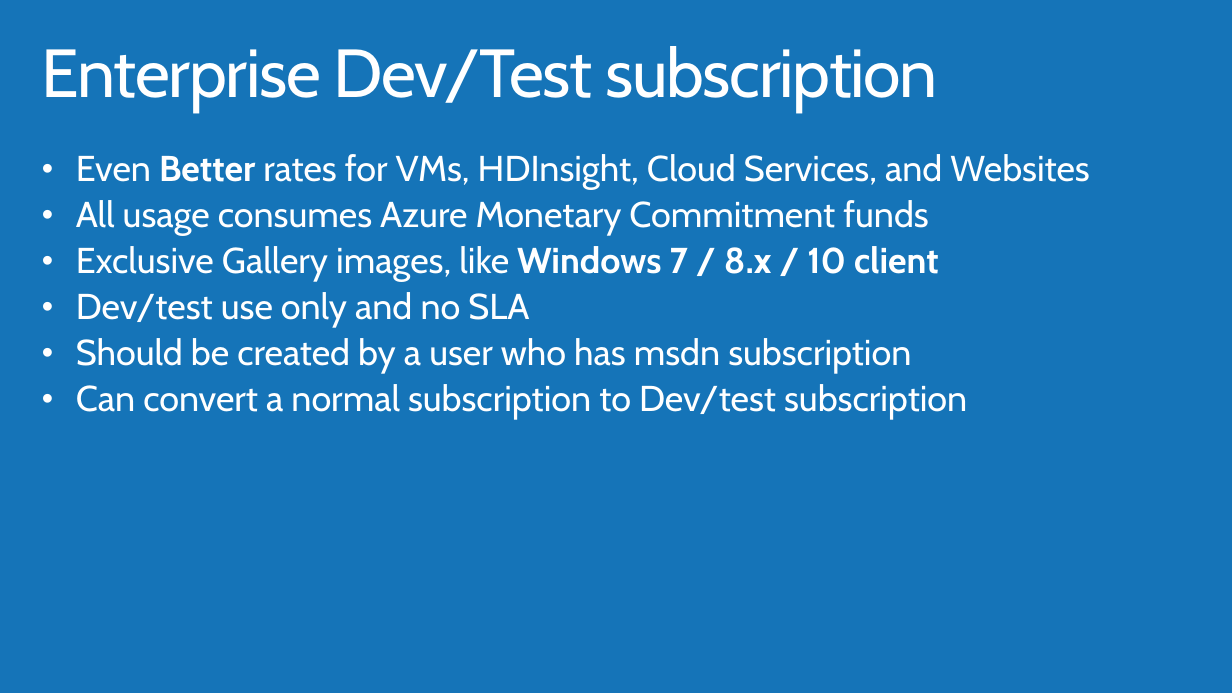
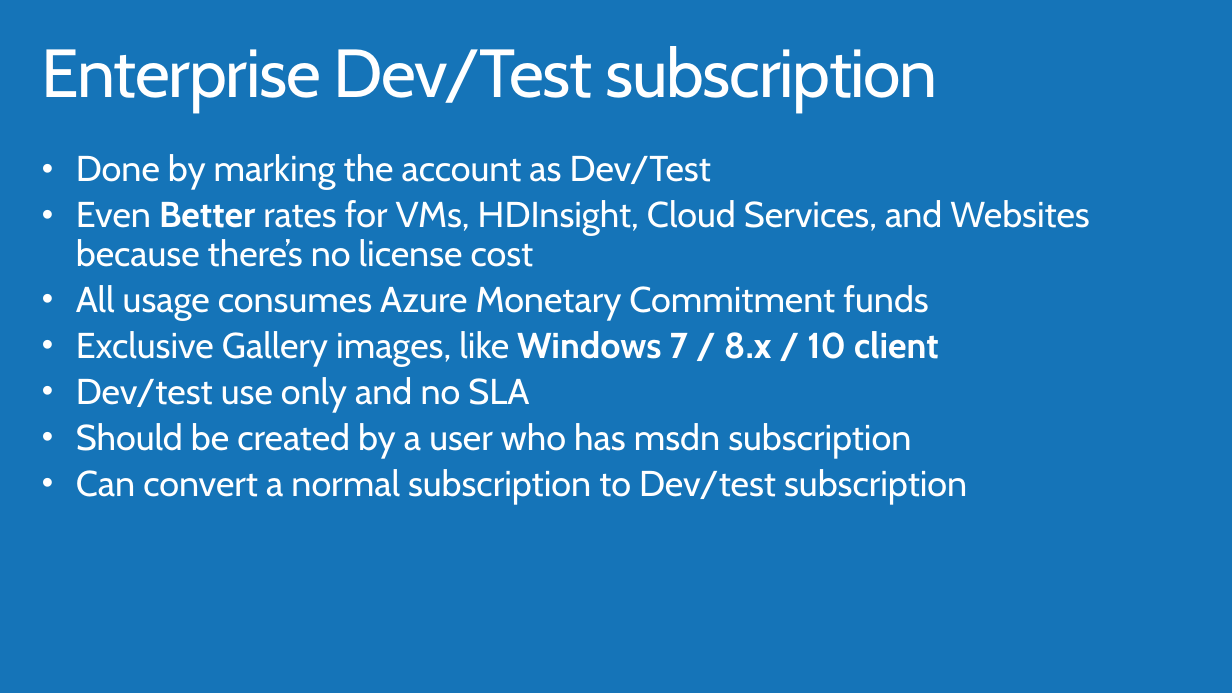
Before and after one commit to lulzzz/Azure-Governance-and-Networking, a slide deck: slide 8 of Azure Governance and Networking.pptx. Drawn at 1232x693 pixels with LibreOffice and Linux fonts; fonts in the diff are those of the drawing; background and template pictures are left out. Boxes give left, top, right and bottom in pixels: in the first picture for what was removed or moved away, otherwise in the second. Text is boxed around its words. In the diff, an @@ line names an element or a change of style, - is before the commit and + after.

```diff
--- a/Azure Governance and Networking.pptx
+++ b/Azure Governance and Networking.pptx
@@ text at [76,154,1089,267]: text changed @@
-• Even Better rates for VMs, HDInsight, Cloud Services, and Websites
+• Done by marking the account as Dev/Test
+• Even Better rates for VMs, HDInsight, Cloud Services, and Websites because there’s no license cost
```
Also in this commit, not shown: 6 other slides changed, 3 slides added, 1 slide removed, 1 other file.
